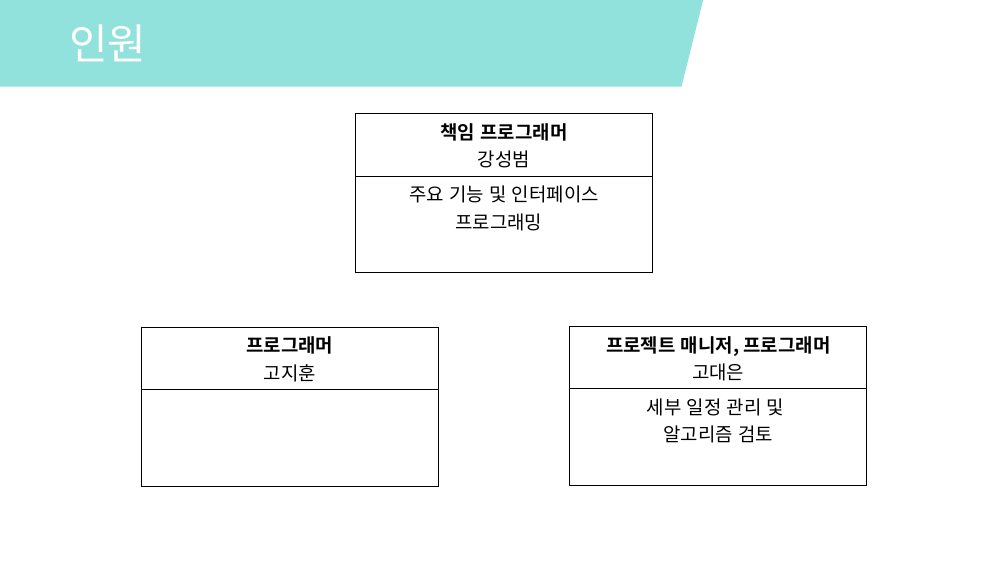
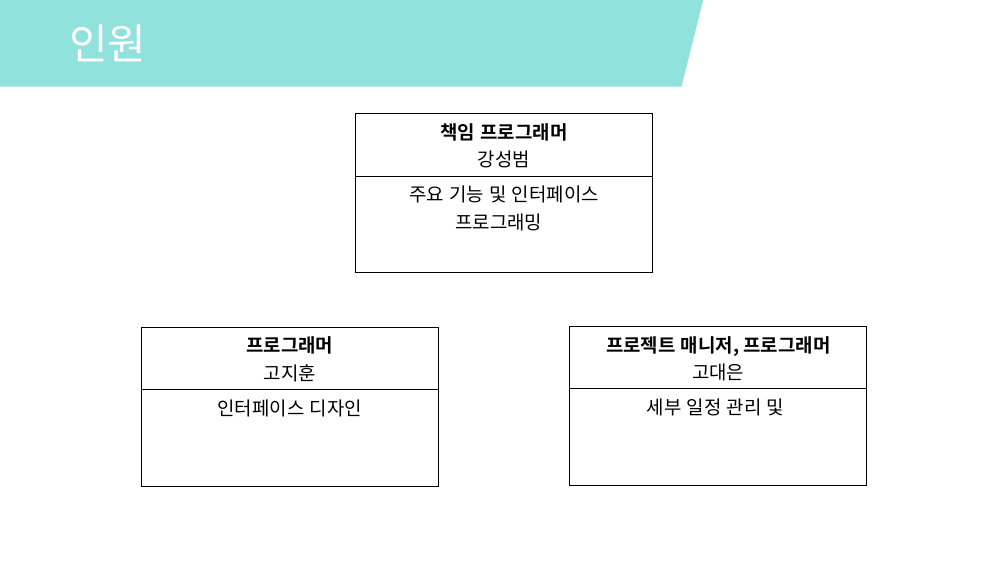
Before and after one commit to kang-seongbeom/Easy-Application, a slide deck: slide 7 of TaskFlow.pptx. Drawn at 1008x567 pixels with LibreOffice and Linux fonts; fonts in the diff are those of the drawing. Boxes give left, top, right and bottom in pixels: in the first picture for what was removed or moved away, otherwise in the second. Text is boxed around its words. In the diff, an @@ line names an element or a change of style, - is before the commit and + after.

```diff
--- a/TaskFlow.pptx
+++ b/TaskFlow.pptx
@@ table at [141, 327, 439, 479] @@
-row 2, column 1: 
+row 2, column 1: 인터페이스 디자인
@@ table at [570, 327, 867, 479] @@
-row 2, column 1: 세부 일정 관리 및 / 알고리즘 검토
+row 2, column 1: 세부 일정 관리 및
```
Also in this commit, not shown: 4 other slides changed, 1 slide added, 1 slide removed, 8 other files.
